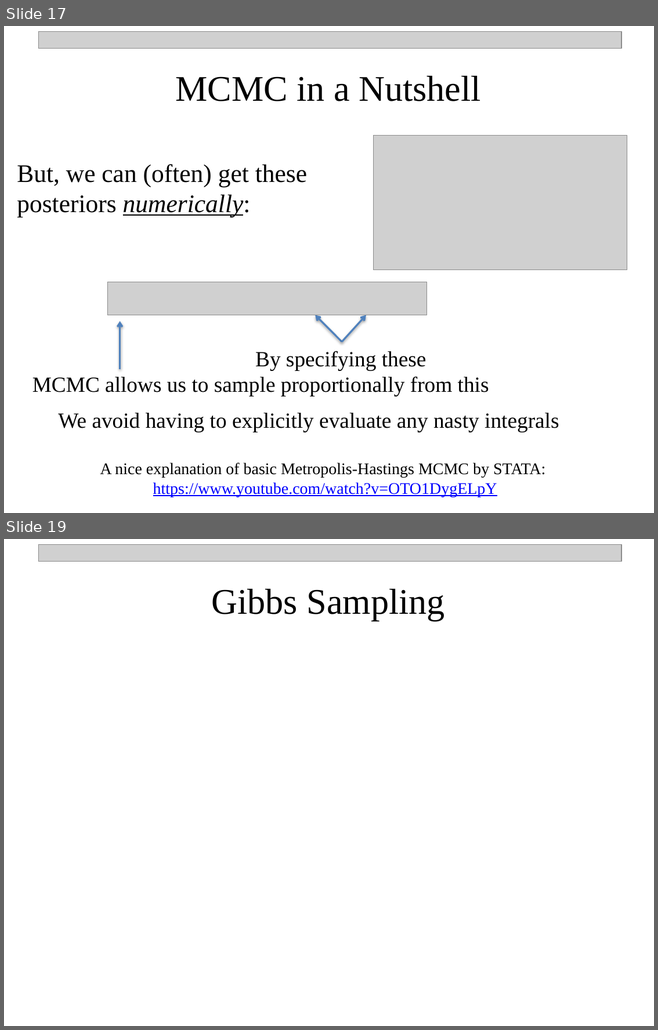
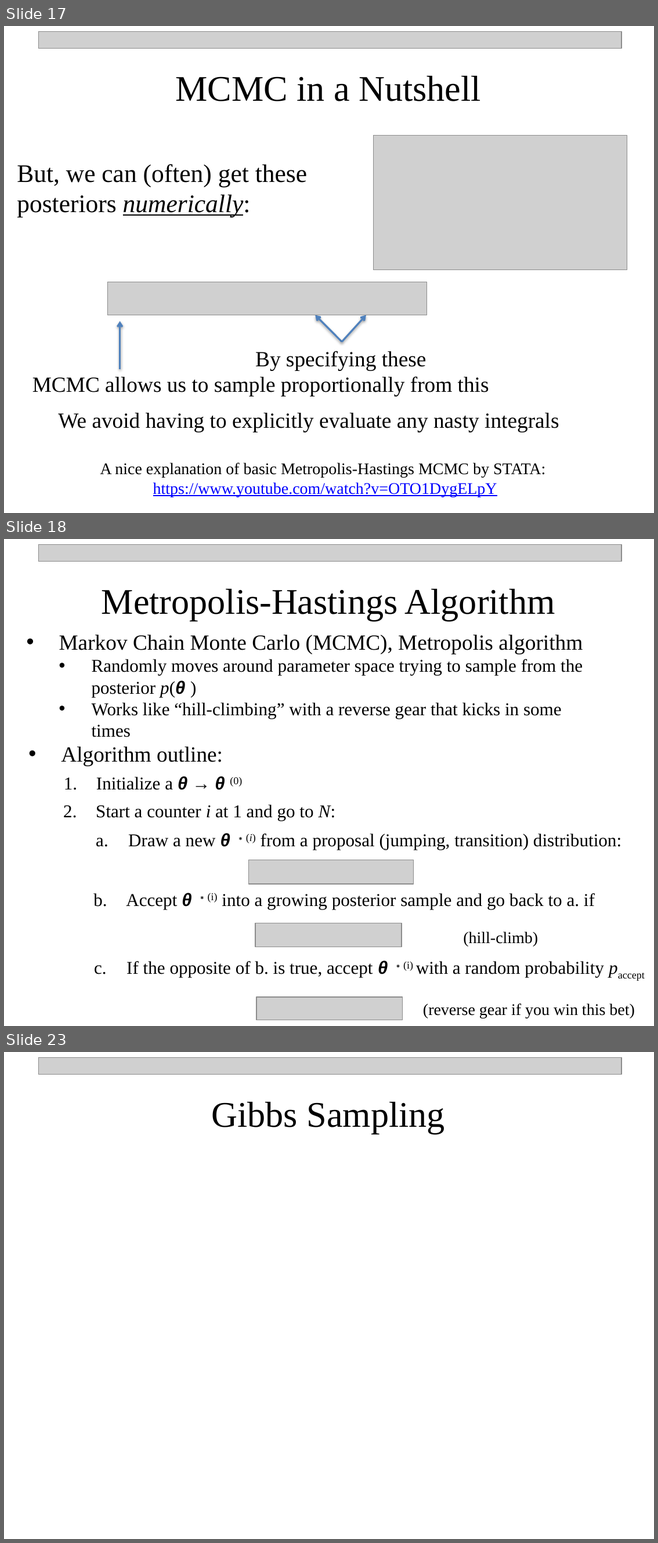
Before and after one commit to npetraco/MAT302, a slide deck: Notes/5_Intro_to_basic_parametric_bayesian_inference.pptx. Shown one above the other, each under a label of ours: slides 17 and 19 before the commit, slides 17, 18 and 23 after it; the slides between them are not shown. The pictures are 658x1030 and 658x1543 pixels, drawn with LibreOffice and Linux fonts; fonts in the diff are those of the drawing; grey boxes stand for pictures. Boxes give left, top, right and bottom in pixels: in the first picture for what was removed or moved away, otherwise in the second. Text is boxed around its words. In the diff, an @@ line names an element or a change of style, - is before the commit and + after.

```diff
--- a/Notes/5_Intro_to_basic_parametric_bayesian_inference.pptx
+++ b/Notes/5_Intro_to_basic_parametric_bayesian_inference.pptx
@@ slide 18 added at [4,539,654,1026], background #FFFFFF @@
@@ picture added at [38,544,621,561] @@
@@ text added at [101,588,555,621], 40 pt, text #000000 @@
+Metropolis-Hastings Algorithm
@@ text added at [59,635,582,737], 20 pt, text #000000 @@
+• Markov Chain Monte Carlo (MCMC), Metropolis algorithm
+  • Randomly moves around parameter space trying to sample from the posterior p(θ )
+  • Works like “hill-climbing” with a reverse gear that kicks in some times
@@ text added at [61,747,223,766], 24 pt, text #000000 @@
+• Algorithm outline:
@@ text added at [96,776,242,790], 20 pt, text #000000 @@
+  1. Initialize a θ → θ (0)
@@ text added at [96,805,335,821], 20 pt, text #000000 @@
+  2. Start a counter i at 1 and go to N:
@@ text added at [128,833,621,850], 20 pt, text #000000 @@
+    a. Draw a new θ ∗(i) from a proposal (jumping, transition) distribution:
@@ picture added at [248,860,413,884] @@
@@ text added at [126,893,594,909], 20 pt, text #000000 @@
+    b. Accept θ ∗(i) into a growing posterior sample and go back to a. if
@@ picture added at [255,923,401,947] @@
@@ text added at [463,932,538,947], 18 pt, text #000000 @@
+(hill-climb)
@@ text added at [126,961,604,977], 20 pt, text #000000 @@
+    c. If the opposite of b. is true, accept θ ∗(i) with a random probability paccept
@@ picture added at [256,997,402,1020] @@
@@ text added at [423,1004,634,1018], 18 pt, text #000000 @@
+(reverse gear if you win this bet)
@@ what was slide 19 is now slide 23 @@
```
Also in this commit, not shown: 1 slide changed, 3 other slides added.
